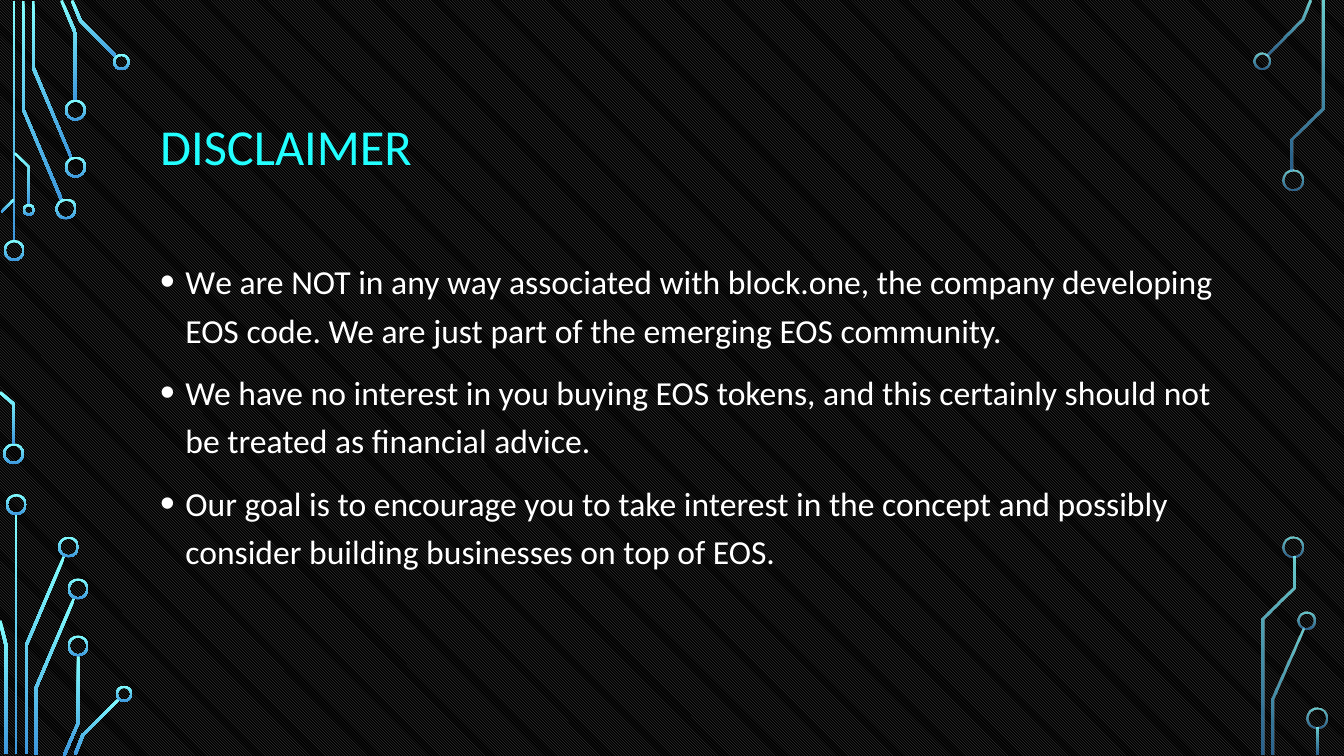
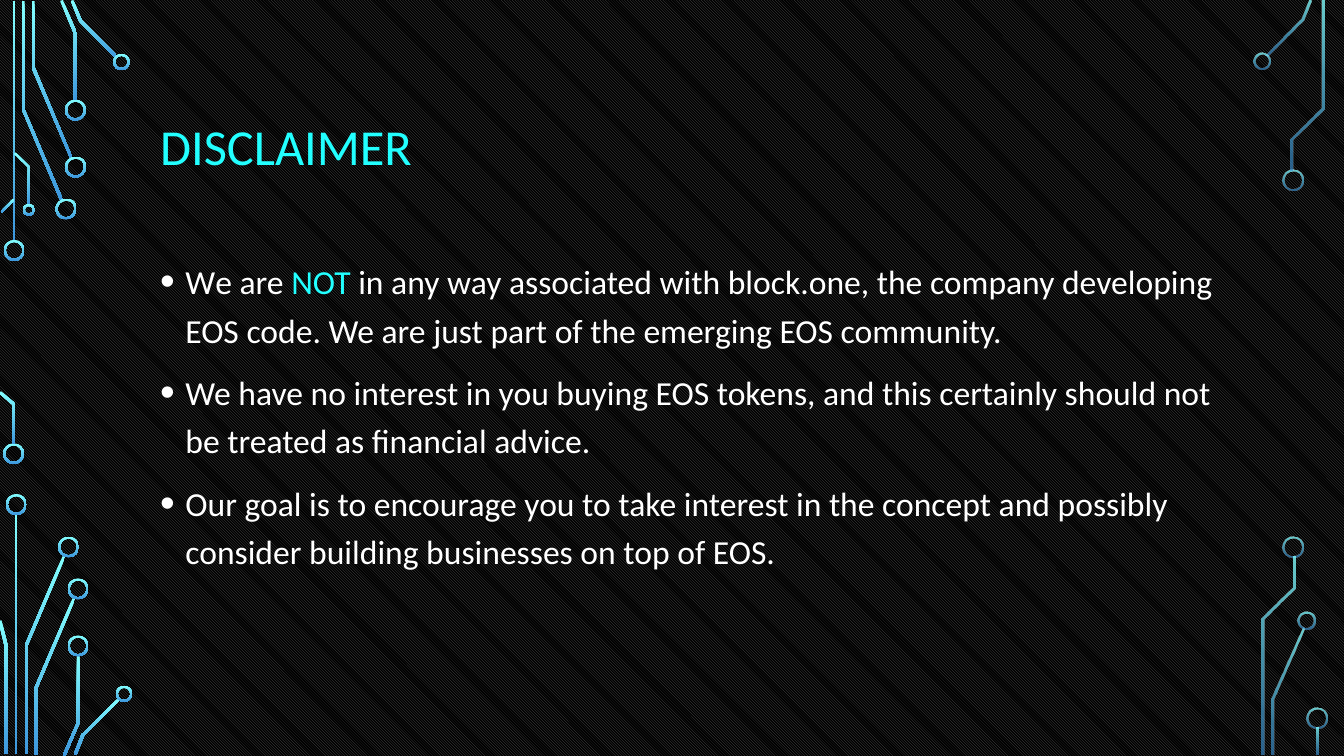
Before and after one commit to tokenika/tokenika.github.io, a slide deck: slide 2 of eostalk/EOS Talk Lodz2.pptx. Drawn at 1344x756 pixels with LibreOffice and Linux fonts; fonts in the diff are those of the drawing; background and template pictures are left out. Boxes give left, top, right and bottom in pixels: in the first picture for what was removed or moved away, otherwise in the second. Text is boxed around its words. In the diff, an @@ line names an element or a change of style, - is before the commit and + after.

```diff
--- a/eostalk/EOS Talk Lodz2.pptx
+++ b/eostalk/EOS Talk Lodz2.pptx
@@ text at box(185, 270, 1212, 349): text colour #FFFFFF to #22FFFF in "NOT" @@
```
Also in this commit, not shown: 8 other slides changed, 1 other file.
